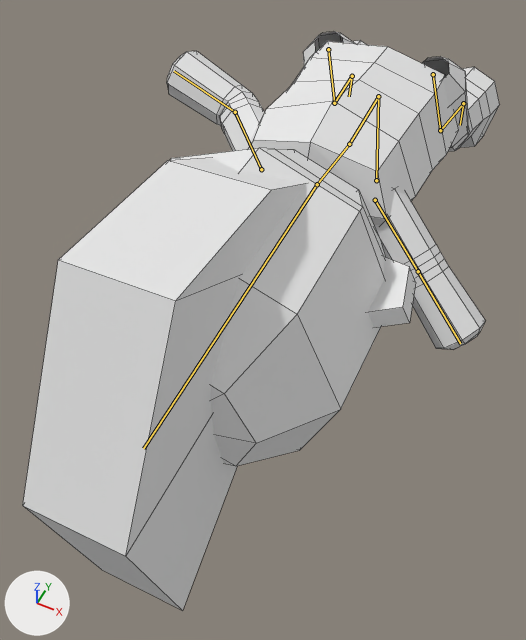
Two versions of the Blender file Game.Ghost/ModelBuilder/Player/survivor/mohicans/player-mohicans.blend, one commit apart.
One viewpoint serves both versions: a camera (50 mm lens) standing at (2.16, -8.27, 5.31) and looking at (0.08, -4.11, 0.11). Arrows for +X, +Y and +Z are at lower left; the lights stay in place. Both versions are drawn at frame 1 of the action 'Die'; the numbers are the values there. The bones that bend it are drawn over the model as lines. Mesh edges are drawn as thin lines.
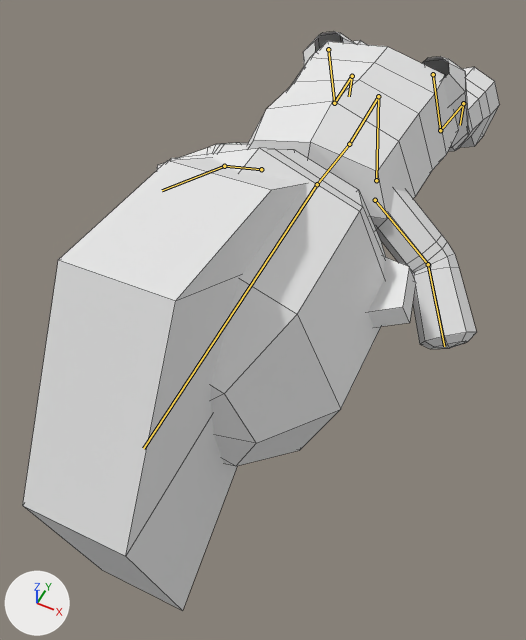
Where the change shows, as pixel boxes (x1, y1, x2, y2) in the pictures (526 x 640 px):
'Cube', posed
    both: (23, 32, 500, 610)

What the commit changed:
Bone 'Arm_IK.L' (bone_arm_ik_l) moves from (0.1, -3.61, -3.86) to (-0.46, -3.61, -3.4).
Bone 'Arm_IK.R' (bone_arm_ik_r) moves from (0.33, -2.35, -2.15) to (0.4, -2.92, -3.3).
